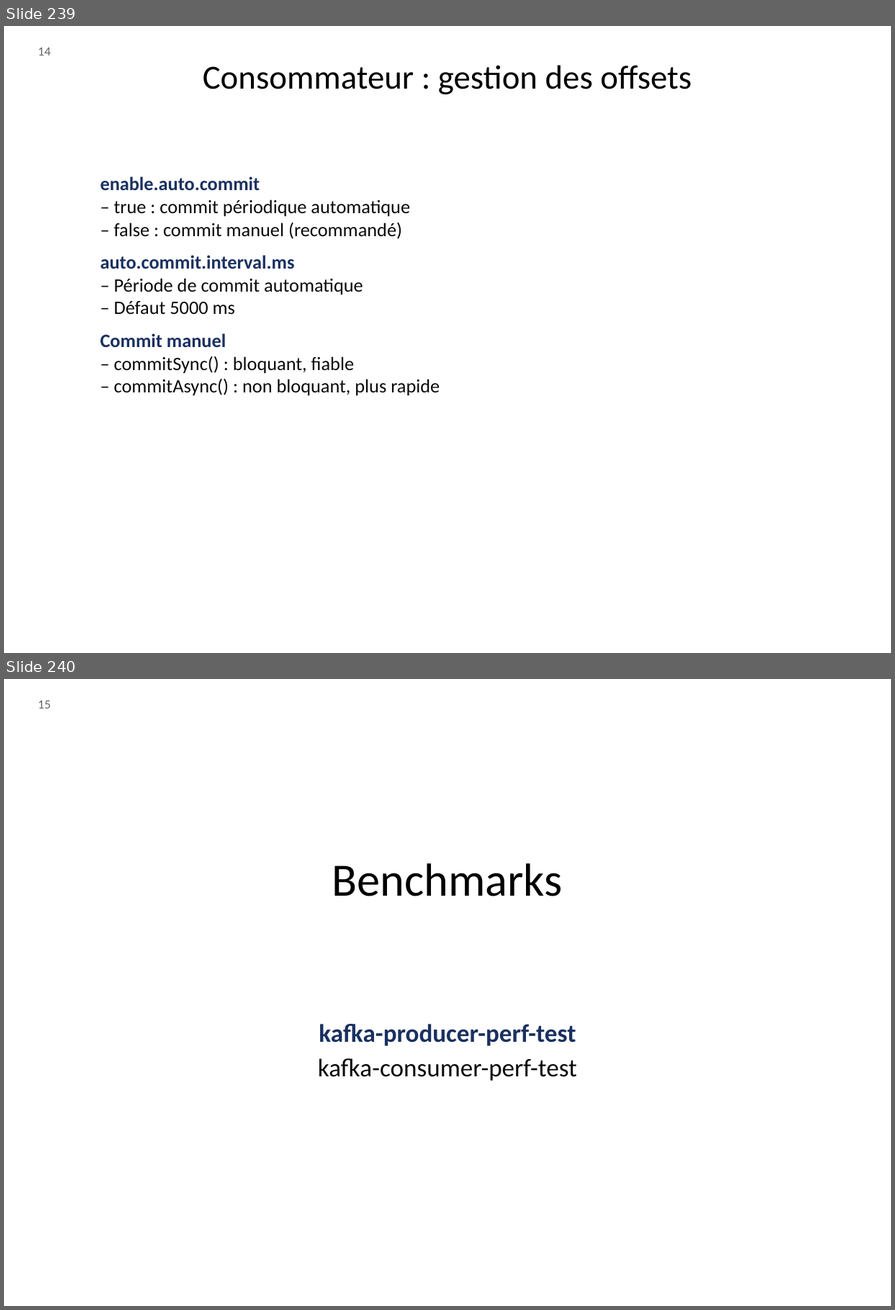
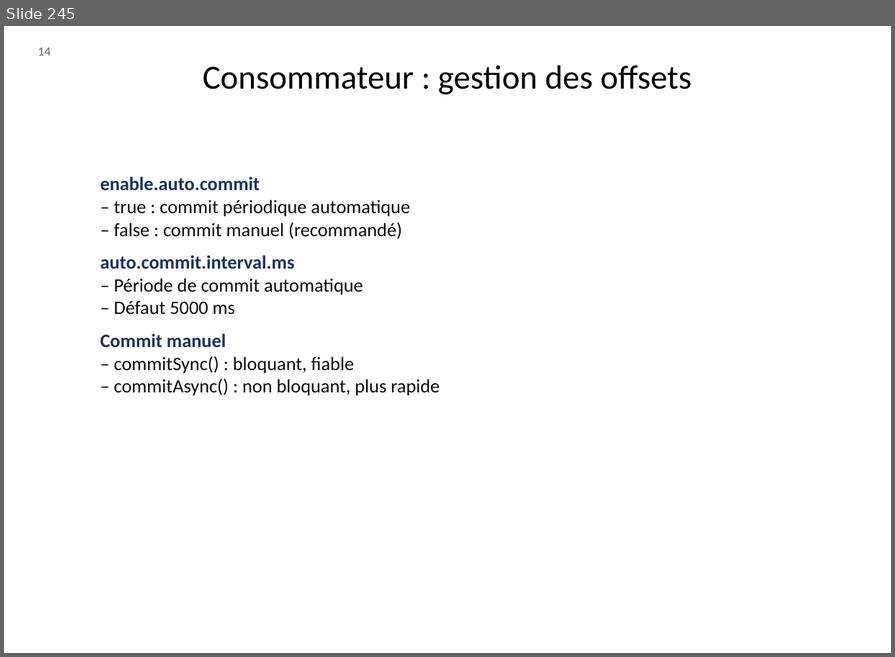
Before and after one commit to dthibau/kafka, a slide deck: KafkaAdmin.odp. Shown one above the other, each under a label of ours: slides 239 and 240 before the commit, slide 245 after it. The pictures are 895x1310 and 895x657 pixels, drawn with LibreOffice and Linux fonts; fonts in the diff are those of the drawing. Boxes give left, top, right and bottom in pixels: in the first picture for what was removed or moved away, otherwise in the second. Text is boxed around its words. In the diff, an @@ line names an element or a change of style, - is before the commit and + after.

```diff
--- a/KafkaAdmin.odp
+++ b/KafkaAdmin.odp
@@ slide 240 removed at (x1=4, y1=679, x2=891, y2=1306), background #FFFFFF @@
@@ text removed at (x1=38, y1=700, x2=51, y2=709) @@
-15
@@ text removed at (x1=332, y1=863, x2=563, y2=896) @@
-Benchmarks
@@ text removed at (x1=318, y1=1024, x2=577, y2=1081) @@
-kafka-producer-perf-test
-kafka-consumer-perf-test
@@ what was slide 239 is now slide 245 @@
```
Also in this commit, not shown: 30 slides changed, 9 slides added, 2 other slides removed, 1 other file.
